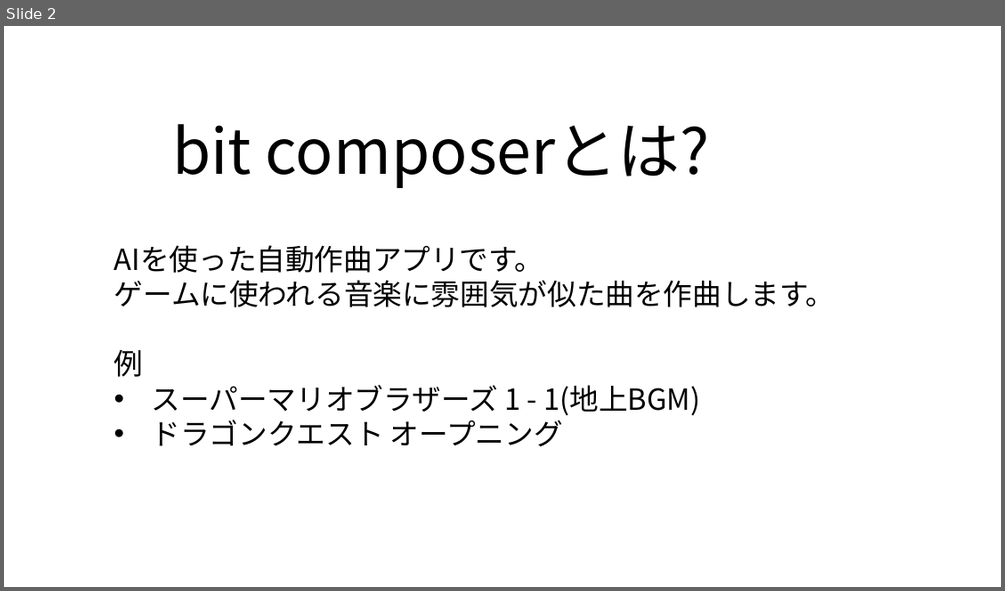
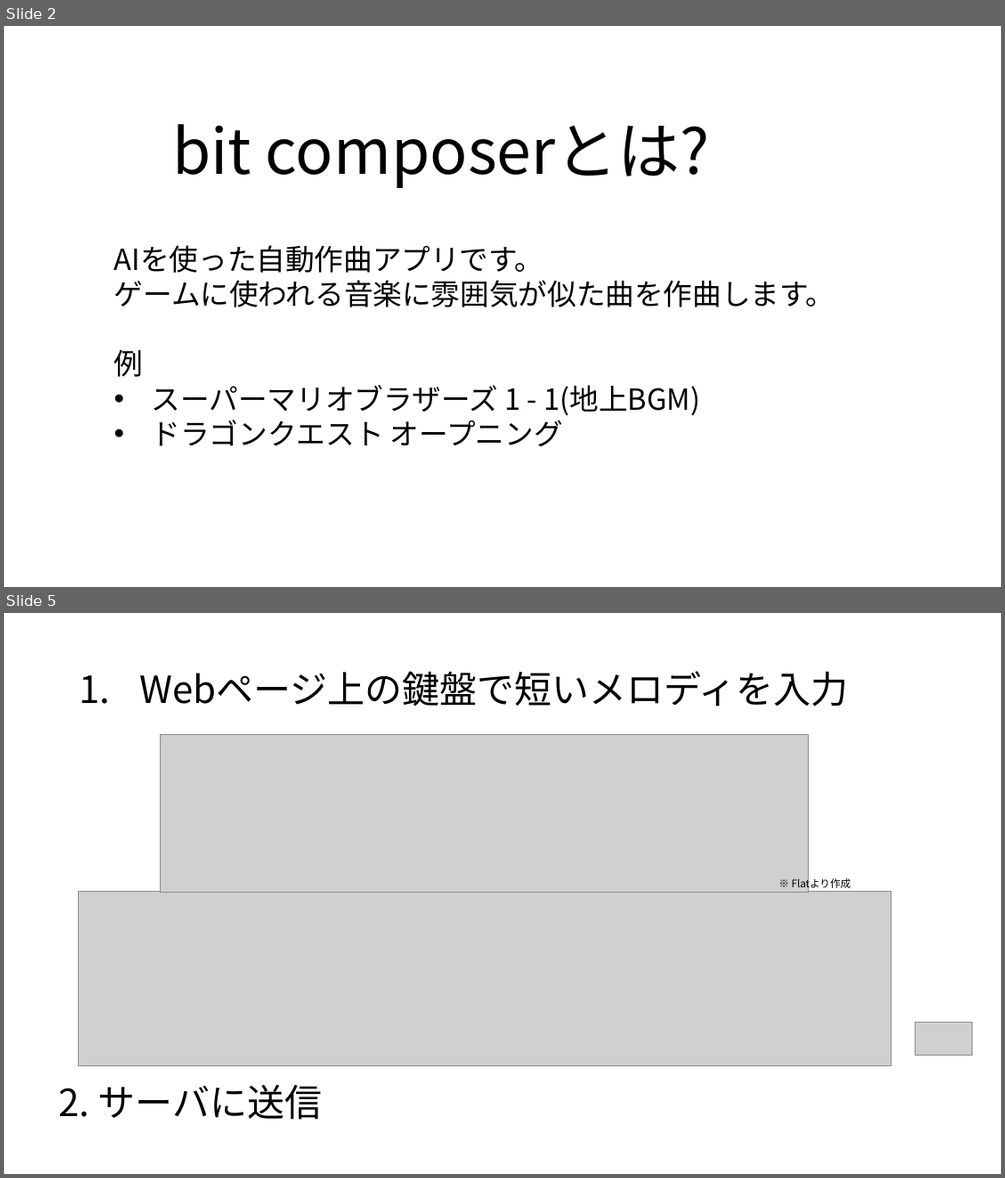
Before and after one commit to yoshitake266/bitComposer_prj, a slide deck: presentation/bit Composer.pptx. Shown one above the other, each under a label of ours: slide 2 before the commit, slides 2 and 5 after it; the slides between them are not shown. The pictures are 1005x591 and 1005x1178 pixels, drawn with LibreOffice and Linux fonts; fonts in the diff are those of the drawing; grey boxes stand for pictures. Boxes give left, top, right and bottom in pixels: in the first picture for what was removed or moved away, otherwise in the second. Text is boxed around its words. In the diff, an @@ line names an element or a change of style, - is before the commit and + after.

```diff
--- a/presentation/bit Composer.pptx
+++ b/presentation/bit Composer.pptx
@@ slide 5 added at <box>4,613,1001,1174</box>, background #FFFFFF @@
@@ title added at <box>139,671,848,706</box>, 36 pt, text #000000 @@
+1. Webページ上の鍵盤で短いメロディを入力
@@ picture added at <box>161,735,809,892</box> @@
@@ text added at <box>792,876,851,891</box>, 10 pt, text #000000 @@
+※ Flatより作成
@@ picture added at <box>78,892,891,1065</box> @@
@@ picture added at <box>915,1022,973,1055</box> @@
@@ text added at <box>58,1085,323,1119</box>, 36 pt, text #000000 @@
+2. サーバに送信
@@ rectangle added at <box>234,1086,248,1111</box>, fill #FFFFFF, outline #FFFFFF 1 pt @@
```
Also in this commit, not shown: 7 slides changed, 3 other slides added, 3 slides removed, 2 other files.
